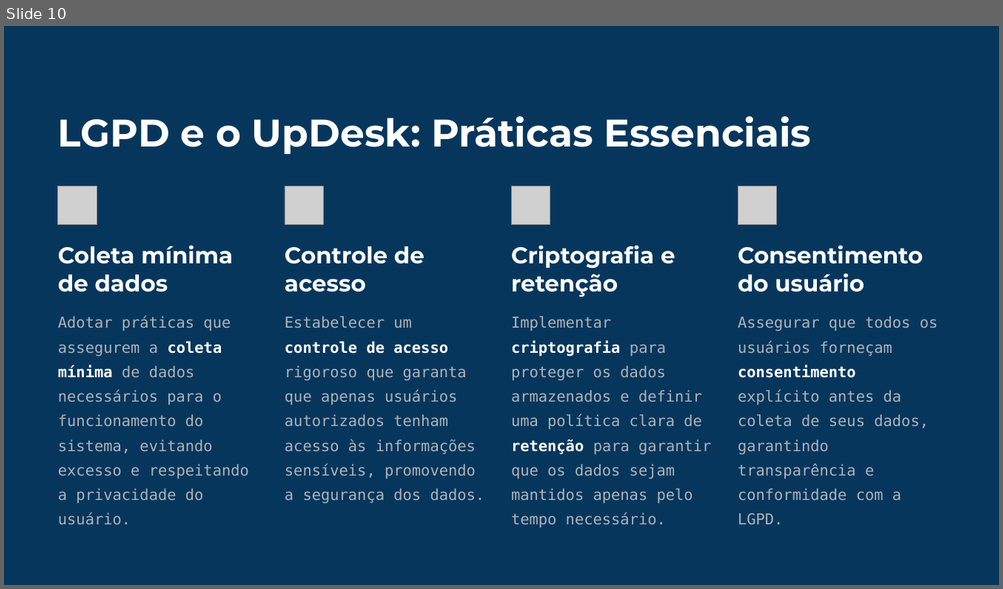
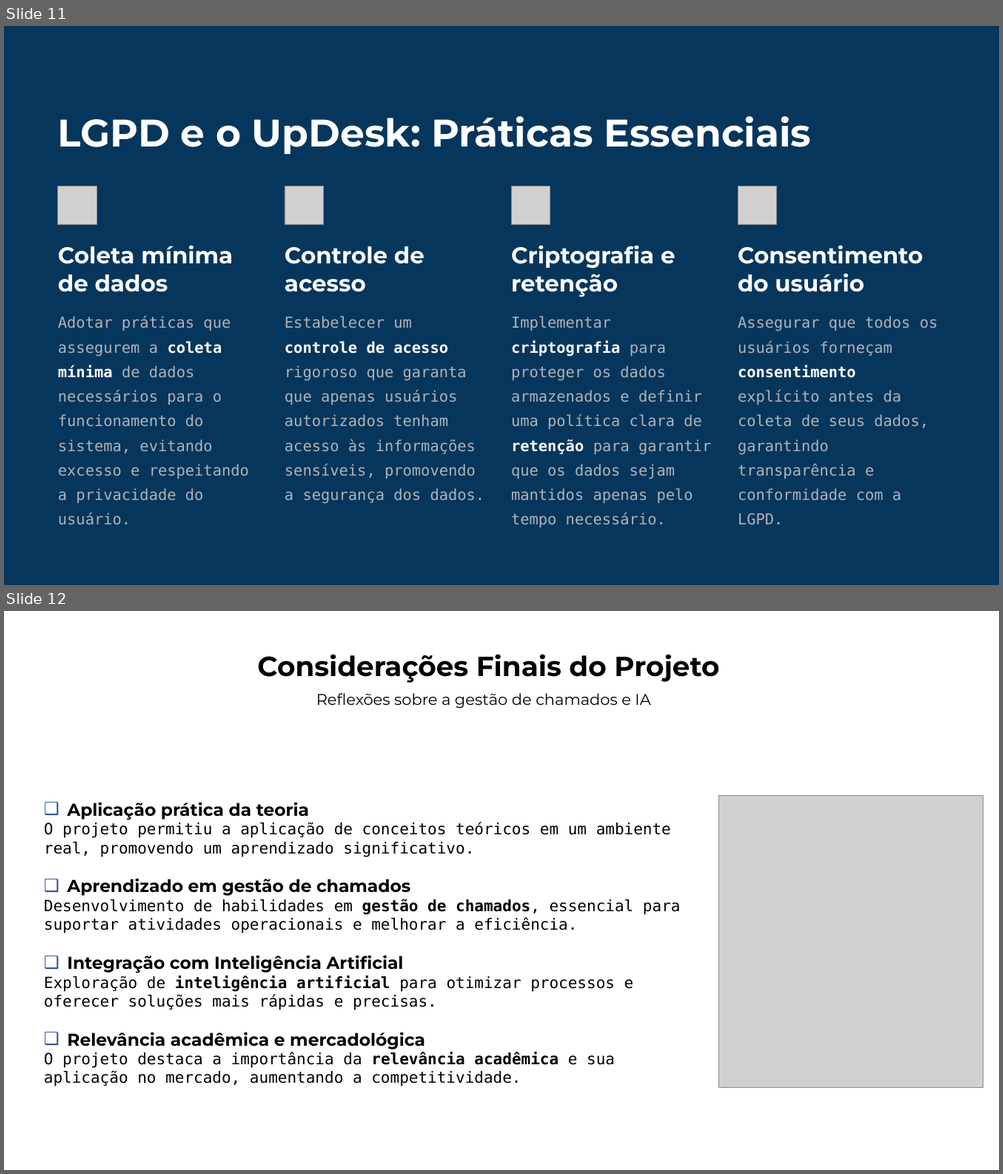
Before and after one commit to mancijo/UpDesk, a slide deck: Apresentacao/UpDesk-Sistema-de-Chamados-com-IA.pptx. Shown one above the other, each under a label of ours: slide 10 before the commit, slides 11 and 12 after it. The pictures are 1003x589 and 1003x1174 pixels, drawn with LibreOffice and Linux fonts; fonts in the diff are those of the drawing; grey boxes stand for pictures; background and template pictures are left out; a plain dark background stands for a picture behind light text. Boxes give left, top, right and bottom in pixels: in the first picture for what was removed or moved away, otherwise in the second. Text is boxed around its words. In the diff, an @@ line names an element or a change of style, - is before the commit and + after.

Commit message:
Update nos slides
criado slide consideracoes finais, duvidas e caracterizacao da empresa

```diff
--- a/Apresentacao/UpDesk-Sistema-de-Chamados-com-IA.pptx
+++ b/Apresentacao/UpDesk-Sistema-de-Chamados-com-IA.pptx
@@ slide 12 added at (4,611,999,1170), background #FFFFFF @@
@@ text added at (257,654,719,683), 32 pt, text #000000, bold @@
+Considerações Finais do Projeto
@@ text added at (316,693,650,708), 18 pt, text #000000 @@
+Reflexões sobre a gestão de chamados e IA
@@ text added at (44,802,680,1087), 18 pt, text #000000 @@
+❑ Aplicação prática da teoria
+O projeto permitiu a aplicação de conceitos teóricos em um ambiente real, promovendo um aprendizado significativo.
+❑ Aprendizado em gestão de chamados
+Desenvolvimento de habilidades em gestão de chamados, essencial para suportar atividades operacionais e melhorar a eficiência.
+❑ Integração com Inteligência Artificial
+Exploração de inteligência artificial para otimizar processos e oferecer soluções mais rápidas e precisas.
+❑ Relevância acadêmica e mercadológica
+O projeto destaca a importância da relevância acadêmica e sua aplicação no mercado, aumentando a competitividade.
@@ picture added at (718,795,982,1088) @@
@@ what was slide 10 is now slide 11 @@
```
Also in this commit, not shown: 2 slides changed, 2 other slides added.
